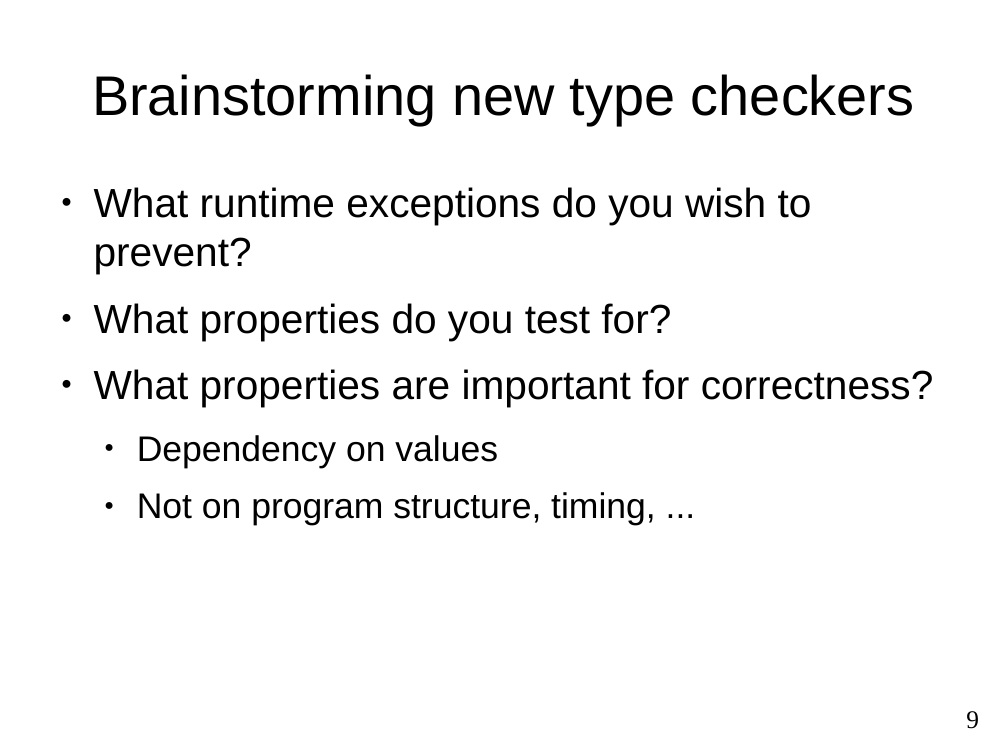
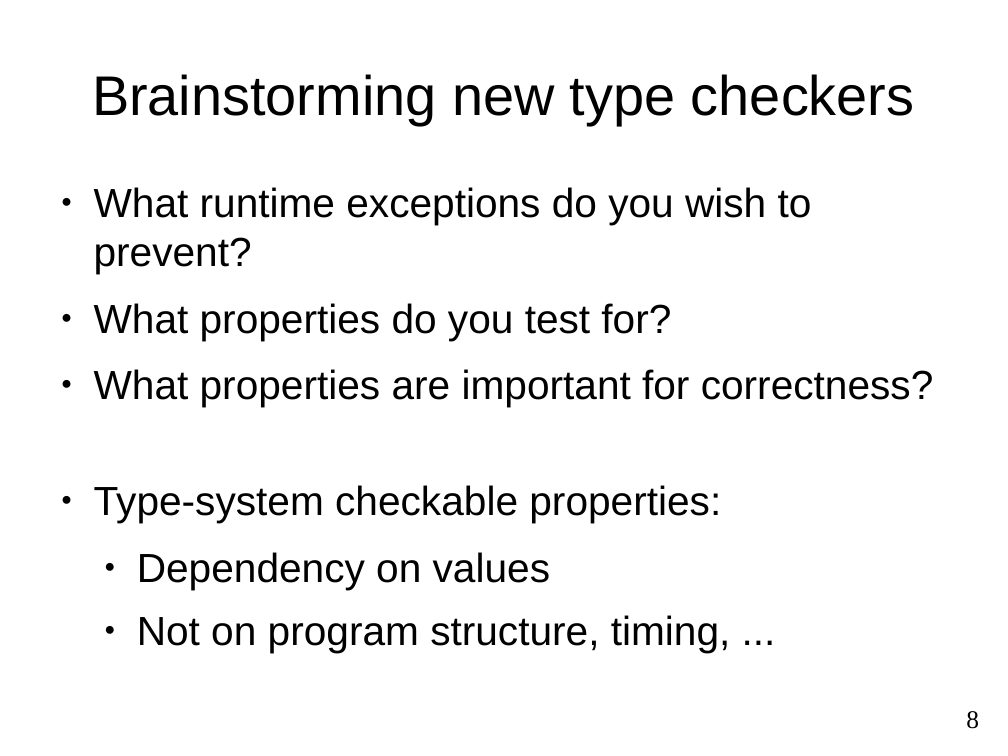
Before and after one commit to reprogrammer/checker-framework, a slide deck: slide 8 of demos/2011-OSBridge/usage.odp (slide 9 before the commit). Drawn at 1008x756 pixels with LibreOffice and Linux fonts; fonts in the diff are those of the drawing. Boxes give left, top, right and bottom in pixels: in the first picture for what was removed or moved away, otherwise in the second. Text is boxed around its words. In the diff, an @@ line names an element or a change of style, - is before the commit and + after.

```diff
--- a/demos/2011-OSBridge/usage.odp
+++ b/demos/2011-OSBridge/usage.odp
@@ text at <box>94,485,721,523</box>: paragraph added @@
+● Type-system checkable properties:
@@ text at <box>137,552,731,653</box>: size 28 to 32 pt in "Dependency on values", "Not on program structure, timing, ..." @@
@@ page number at <box>966,711,979,729</box>: text changed @@
-9
+8
```
Also in this commit, not shown: 2 other slides changed, 1 other file.
